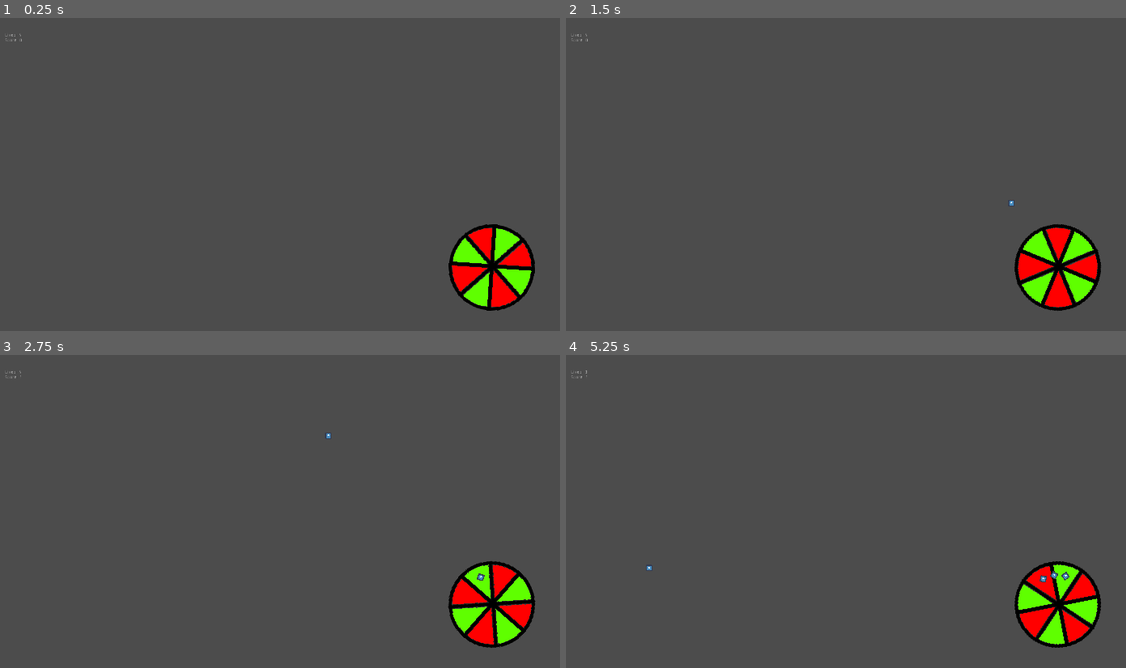
Above: before the commit, frames 1-4 (two rows, left to right).
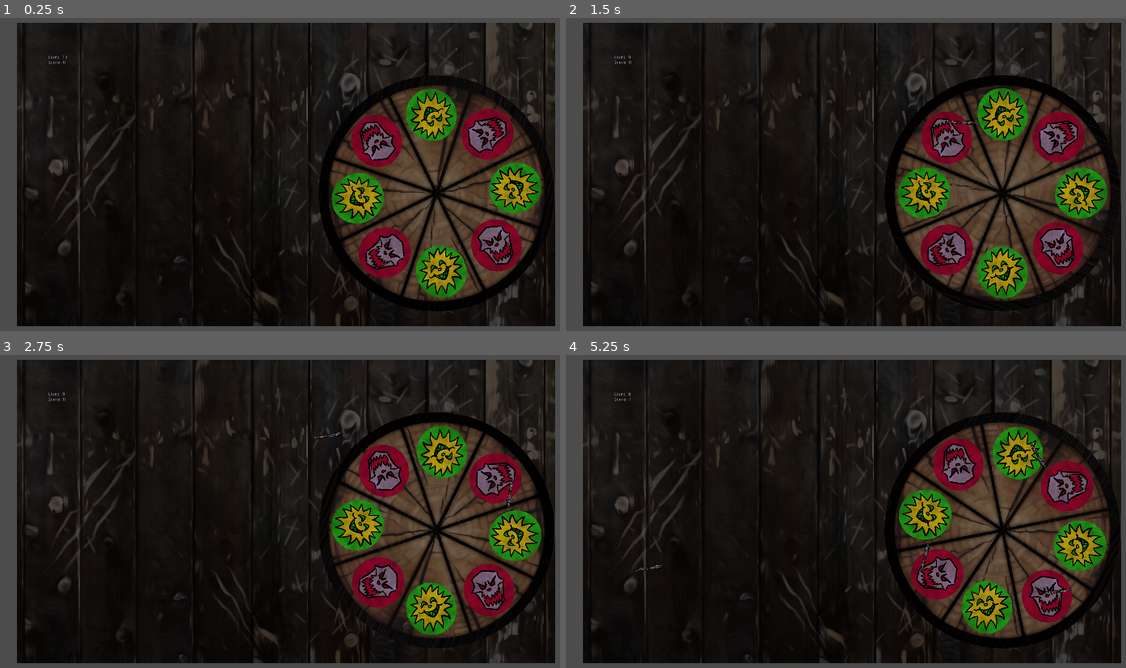
Above: after the commit, the same moments.

Repository: yimmit303/Creepy_Clown_Carnival
Game: Godot game, scene res://Minigames/Knife Game/Knife_Game.tscn
The game is run twice, just before and just after one commit, with the same random seed, the same clock (stepped at 60 frames per second) and the same inputs. This scene is started directly instead of the project's main scene. The engine's default icon, where the game draws it, is replaced by a stand-in: a white triangle on a blue panel in a dark square.
Inputs (mouse positions are in pixels of both pictures, inside the frame that each line leads up to):
- Up to frame 1 (0.25 s): no input
- Up to frame 2 (1.5 s): move the mouse to (599, 43) at 0.52 s; hold D (move_right) 0.53-1.28 s; tap E (select) at 0.6, 1.35 s; click (599, 43) at 0.67 s; tap Space (move_jump) at 0.77 s; move the mouse to (722, 193) at 1.27 s; hold S (move_back) from 1.28 s (still down); click (722, 193) at 1.42 s
- Up to frame 3 (2.75 s): tap Space (move_jump) at 1.52 s; move the mouse to (352, 430) at 2.02 s; release S (move_back) at 2.03 s; hold D (move_right) from 2.03 s (still down); tap E (select) at 2.1 s; click (352, 430) at 2.17 s
- Up to frame 4 (5.25 s): move the mouse to (818, 583) at 2.77 s; release D (move_right) at 2.78 s; hold W (move_forward) 2.78-3.53 s; tap E (select) every 0.75 s from 2.85 to 5.1 s; click (818, 583) at 2.92 s; tap Space (move_jump) at 3.02, 3.77, 4.52 s; move the mouse to (1047, 564) at 3.52 s; hold A (move_left) 3.53-5.03 s; click (1047, 564) at 3.67 s; move the mouse to (655, 455) at 4.27 s; click (655, 455) at 4.42 s; move the mouse to (885, 511) at 5.02 s; hold S (move_back) from 5.03 s (still down); click (885, 511) at 5.17 s

The runs differ from the first frame. In frame 1, 91% of the frame differs, in the area x 1-100%, y 1-99%; in frame 2, 91%; in frame 3, 91%; in frame 4, 91%.

Commit message:
yo cool knife stuff

Diff:
--- a/Minigames/Knife Game/Knife.tscn
+++ b/Minigames/Knife Game/Knife.tscn
@@ -1,6 +1,6 @@
 [gd_scene load_steps=4 format=2]
 
-[ext_resource path="res://icon.png" type="Texture" id=1]
+[ext_resource path="res://Minigames/Knife Game/Sprites/Knife-prop.png" type="Texture" id=1]
 [ext_resource path="res://Minigames/Knife Game/Knife.gd" type="Script" id=2]
 
 [sub_resource type="CircleShape2D" id=1]
@@ -10,7 +10,8 @@
 script = ExtResource( 2 )
 
 [node name="Sprite" type="Sprite" parent="."]
-scale = Vector2( 0.3, 0.3 )
+rotation = 0.640457
+scale = Vector2( -0.3, 0.3 )
 texture = ExtResource( 1 )
 
 [node name="CollisionShape2D" type="CollisionShape2D" parent="."]
--- a/Minigames/Knife Game/Knife_Game.gd
+++ b/Minigames/Knife Game/Knife_Game.gd
@@ -1,8 +1,15 @@
 extends Node2D
 
 var total = 0
-var life = 5
+var life = 10
 
+func _ready():
+	make_active()
+
+func make_active():
+	Input.set_mouse_mode(Input.MOUSE_MODE_HIDDEN)
+	$Knife_Spawner.activate()
+	$Moosic.play()
 
 func scored(score):
 	if score < 0:
@@ -14,12 +21,13 @@
 
 func make_inactive():
 	$Knife_Spawner.disable()
+	$Moosic.stop()
 
 func _process(delta):
 	$Scoreboard.print_text("Lives: " + str(life) + "\n" + "Score: " + str(total))
 
 func _on_game_won():
-	if total >= 5:
+	if total >= 10:
 		make_inactive()
 		$WinScreen.play()
 		yield($WinScreen, "done_playing")
--- a/Minigames/Knife Game/Knife_Game.tscn
+++ b/Minigames/Knife Game/Knife_Game.tscn
@@ -6,21 +6,30 @@
 [ext_resource path="res://Minigames/Knife Game/Scoreboard.gd" type="Script" id=4]
 [ext_resource path="res://Minigames/Effects/LoseScreen.tscn" type="PackedScene" id=5]
 [ext_resource path="res://Minigames/Effects/WinScreen.tscn" type="PackedScene" id=6]
+[ext_resource path="res://Minigames/Knife Game/Knife-game-BG.png" type="Texture" id=7]
+[ext_resource path="res://Minigames/Knife Game/Sounds/Knife_Game.ogg" type="AudioStream" id=8]
 
 [node name="Knife_Game" type="Node2D"]
 script = ExtResource( 3 )
 
+[node name="BG" type="Sprite" parent="."]
+position = Vector2( 960, 540 )
+texture = ExtResource( 7 )
+__meta__ = {
+"_editor_description_": ""
+}
+
 [node name="Wheel" parent="." instance=ExtResource( 1 )]
-position = Vector2( 1570.98, 817.15 )
+position = Vector2( 1406.95, 597.03 )
 
 [node name="Knife_Spawner" parent="." instance=ExtResource( 2 )]
 position = Vector2( 281.93, 822.705 )
 
 [node name="Scoreboard" type="RichTextLabel" parent="."]
-margin_left = 124.942
-margin_top = 121.0
-margin_right = 281.942
-margin_bottom = 181.0
+margin_left = 253.938
+margin_top = 187.071
+margin_right = 410.938
+margin_bottom = 247.071
 rect_scale = Vector2( 1, 1.01354 )
 text = "Lives:
 Score:"
@@ -34,3 +43,6 @@
 
 [node name="WinScreen" parent="." instance=ExtResource( 6 )]
 position = Vector2( 957.355, 535.395 )
+
+[node name="Moosic" type="AudioStreamPlayer" parent="."]
+stream = ExtResource( 8 )
--- a/Minigames/Knife Game/Knife_Spawner.gd
+++ b/Minigames/Knife Game/Knife_Spawner.gd
@@ -9,6 +9,9 @@
 
 func disable():
 	disabled = true
+
+func activate():
+	disabled = false
 
 func _input(event):
 	if not disabled:
--- a/Minigames/Knife Game/Wheel.gd
+++ b/Minigames/Knife Game/Wheel.gd
@@ -1,5 +1,5 @@
 extends KinematicBody2D
-var difficulty  = 1
+var difficulty  = 5
 var rate = 15
 var cur_angle = 0
 
@@ -16,8 +16,8 @@
 func hit():
 	var score = 0
 	var turned = int(cur_angle) % 360
-	var slice = turned / 45
-	if slice % 2 == 0:
+	var slice = turned / 45.0
+	if int(slice) % 2 != 0:
 		score = 1
 	else:
 		score = -1
--- a/Minigames/Knife Game/Wheel.tscn
+++ b/Minigames/Knife Game/Wheel.tscn
@@ -1,17 +1,16 @@
 [gd_scene load_steps=4 format=2]
 
-[ext_resource path="res://Minigames/Knife Game/Sprites/wheel.png" type="Texture" id=1]
+[ext_resource path="res://Minigames/Knife Game/Sprites/Knife-SpinWheel.png" type="Texture" id=1]
 [ext_resource path="res://Minigames/Knife Game/Wheel.gd" type="Script" id=2]
 
 [sub_resource type="CircleShape2D" id=1]
-radius = 78.1033
+radius = 234.79
 
 [node name="KinematicBody2D" type="KinematicBody2D"]
 script = ExtResource( 2 )
 
+[node name="Sprite" type="Sprite" parent="."]
+texture = ExtResource( 1 )
+
 [node name="CollisionShape2D" type="CollisionShape2D" parent="."]
 shape = SubResource( 1 )
-
-[node name="Sprite" type="Sprite" parent="."]
-scale = Vector2( 2, 2 )
-texture = ExtResource( 1 )
Not shown: 1 places in Minigames/Knife Game/Knife_Game.tscn that only renumber resources
